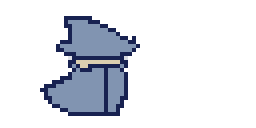
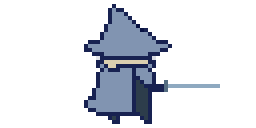
Two versions of the same layered image (256px x 128px). Layer-by-layer changes:
renamed "Layer 10" to "Layer 17", showed it, moved it above "Layer 4", painted on it over [84,4,220,124]
hid "Layer 16" over [40,16,140,116]
